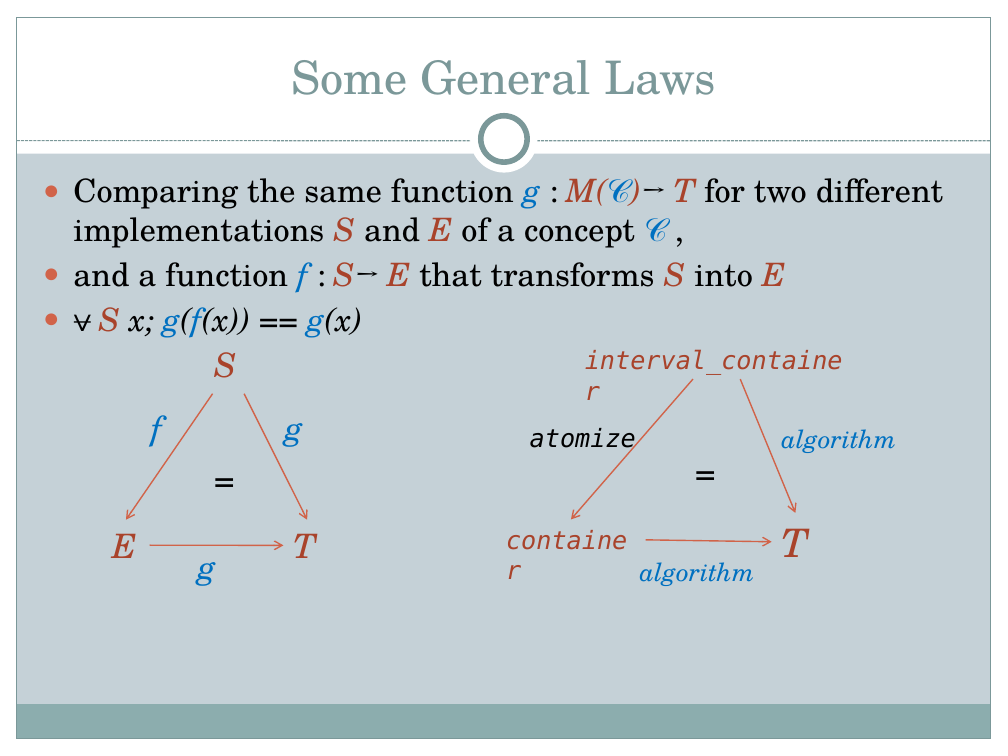
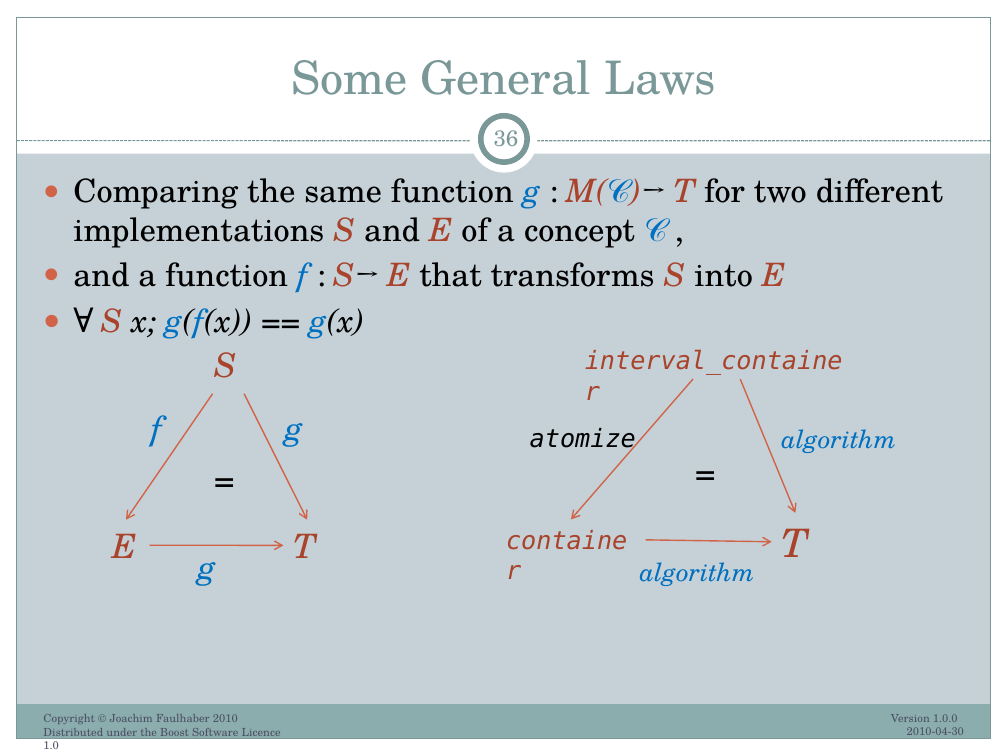
Before and after one commit to ryppl/boost-history, a slide deck: slide 36 of itl/libs/validate/doc/boostcon2010/BoostAlabaster.pptx (slide 35 before the commit). Drawn at 1008x756 pixels with LibreOffice and Linux fonts; fonts in the diff are those of the drawing. Boxes give left, top, right and bottom in pixels: in the first picture for what was removed or moved away, otherwise in the second. Text is boxed around its words. In the diff, an @@ line names an element or a change of style, - is before the commit and + after.

Commit message:
First Version 1.0.0 of the BoostCon2010 talk on Boost.Alabster is now complete.
SVN-Revision: 61706

```diff
--- a/itl/libs/validate/doc/boostcon2010/BoostAlabaster.pptx
+++ b/itl/libs/validate/doc/boostcon2010/BoostAlabaster.pptx
@@ page number added at bbox=[494, 124, 519, 146], 16 pt, text #7C999A @@
+36
@@ text at bbox=[101, 308, 365, 339]: text changed @@
-● ⩝ S x; g(f(x)) == g(x)
+● ∀ S x; g(f(x)) == g(x)
@@ text added at bbox=[43, 714, 281, 749], 8 pt, text #4B5064 @@
+Copyright © Joachim Faulhaber 2010 Distributed under the Boost Software Licence 1.0
@@ text added at bbox=[891, 714, 964, 735], 8 pt, text #4B5064 @@
+Version 1.0.0 2010-04-30
```
Also in this commit, not shown: 42 other slides changed, 1 slide added, 3 slides removed.
